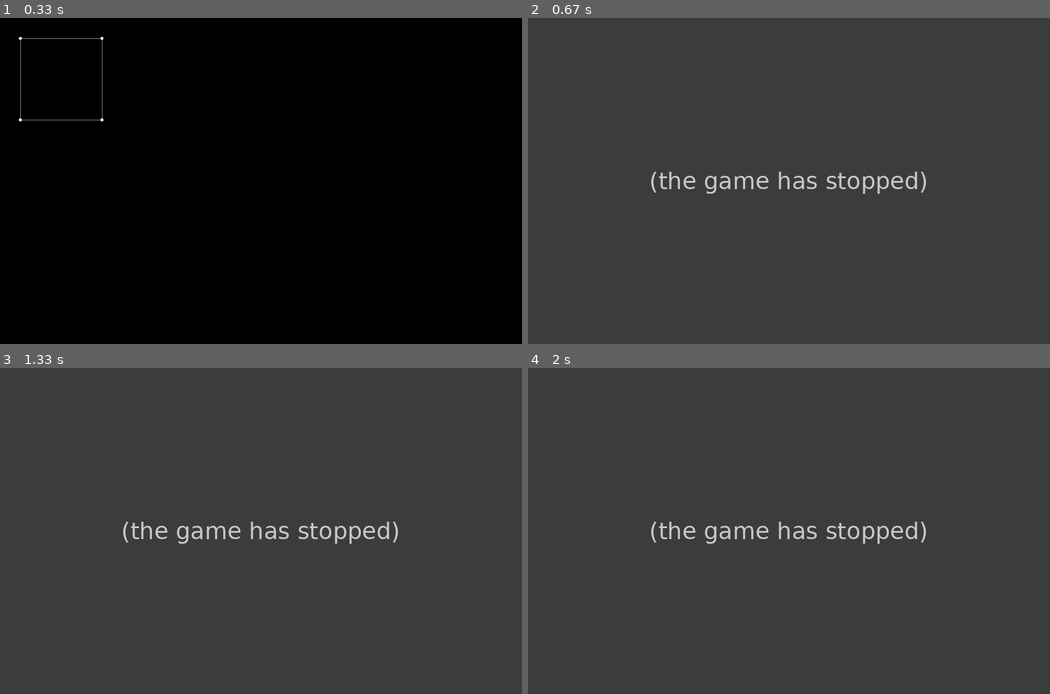
Above: before the commit, frames 1-4 (two rows, left to right).
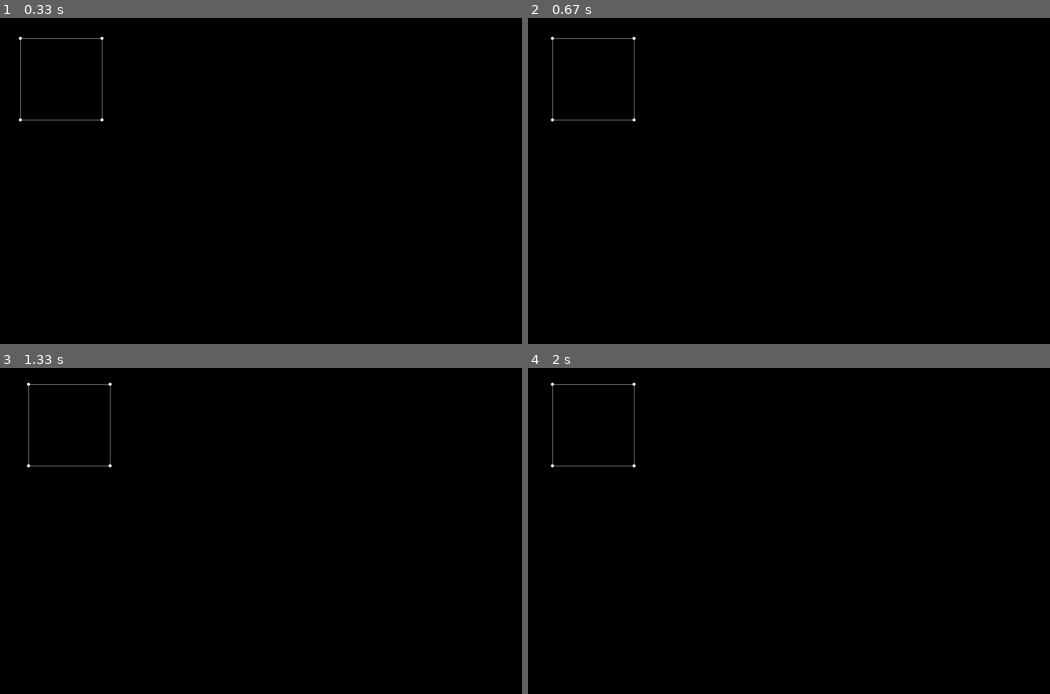
Above: after the commit, the same moments.

Repository: fusionzz/Python-Graphics
Game: pygame game, started from 3D_Graphics_with_Pygame_Matrices/projection_viewer.py
The game is run twice, just before and just after one commit, with the same random seed, the same clock (stepped at 60 frames per second) and the same inputs.
Inputs:
- Up to frame 1 (0.33 s): no input
- Up to frame 2 (0.67 s): hold Right from 0.33 s (still down)
- Up to frame 3 (1.33 s): release Right at 0.8 s; hold Up 0.83-1.13 s; hold Right from 1.17 s (still down)
- Up to frame 4 (2 s): release Right at 1.63 s; hold Left from 1.67 s (still down)

Frame 1 is identical in both runs. In frame 2, 100% of the frame differs, in the area x 0-100%, y 0-100%; in frame 3, 100%; in frame 4, 100%.
Error before the commit: AttributeError: 'numpy.ndarray' object has no attribute 'x' (wireframe.py line 157); the game stopped at 0.33 s (later frames are placeholders)

Commit message:
up to translation matrix

Diff:
--- a/3D_Graphics_with_Pygame_Matrices/wireframe.py
+++ b/3D_Graphics_with_Pygame_Matrices/wireframe.py
@@ -151,10 +151,11 @@
 
     def translate(self, axis:str, d:int) -> None:
         """Translates each node of wireframe by d along given axis"""
-
-        if axis in ['x', 'y', 'z']:
+        axes = ['x', 'y', 'z']
+        if axis in axes:
             for node in self.nodes:
-                setattr(node, axis, getattr(node, axis) + d)
+                #setattr(node, axis, getattr(node, axis) + d)
+                node[axes.index(axis)] = node[axes.index(axis)] + d
         else:
             raise ValueError("Please enter valid axis")
 
